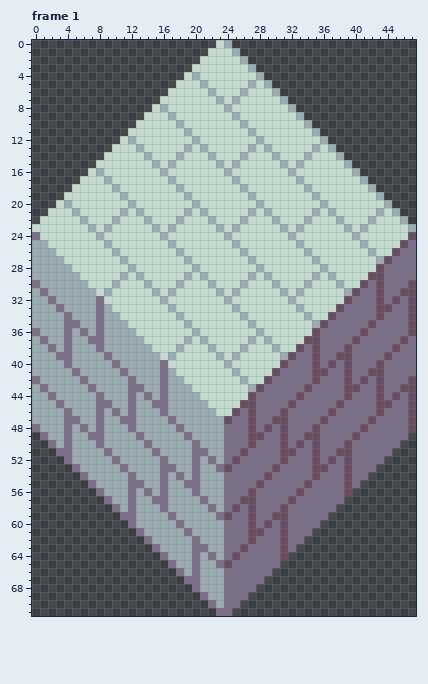
File history of a pixel-art file, resources/asesprite/Blocks Bricks.aseprite. This is how it looked before the edit.
48x72 pixels, 6 frames. Colours within 5 levels of each other are drawn and written as one. Shown: frame 1. The commit also changed other frames, which this record leaves out.
Now the later version:
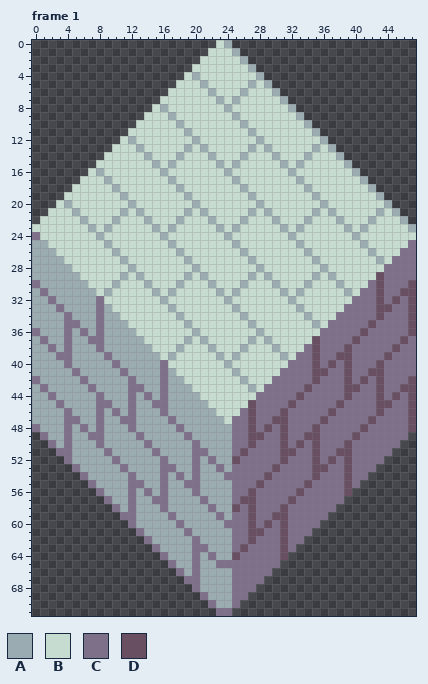
Palette (. is transparent): A #9babb2  B #c7dcd0  C #7f708a  D #694f62
Changes in this commit:
Frame 1, layer "Bricks":
y 24: x 47 D -> B
y 25: x 46 D -> B
y 26: x 45 D -> B
y 27: x 44 D -> B
y 28: x 43 D -> B
y 29: x 42 D -> B
y 30: x 41 D -> B
y 31: x 40 D -> B
y 32: x 39 D -> B
y 33: x 38 D -> B
y 34: x 37 D -> B
y 35: x 36 D -> B
y 36: x 35 D -> B
y 37: x 34 D -> B
y 38: x 33 D -> B
y 39: x 32 D -> B
y 40: x 31 D -> B
y 41: x 30 D -> B
y 42: x 29 D -> B
y 43: x 28 D -> B
y 44: x 27 D -> B
y 45: x 26 D -> B
y 46: x 25 D -> B
y 47: x 24 D -> B
y 48..52: x 24 C -> A
y 53: x 24 D -> A
y 55..58: x 24 C -> A
y 59: x 24 D -> A
y 61..64: x 24 C -> A
y 65: x 24 D -> C
y 66..70: x 24 C -> A
